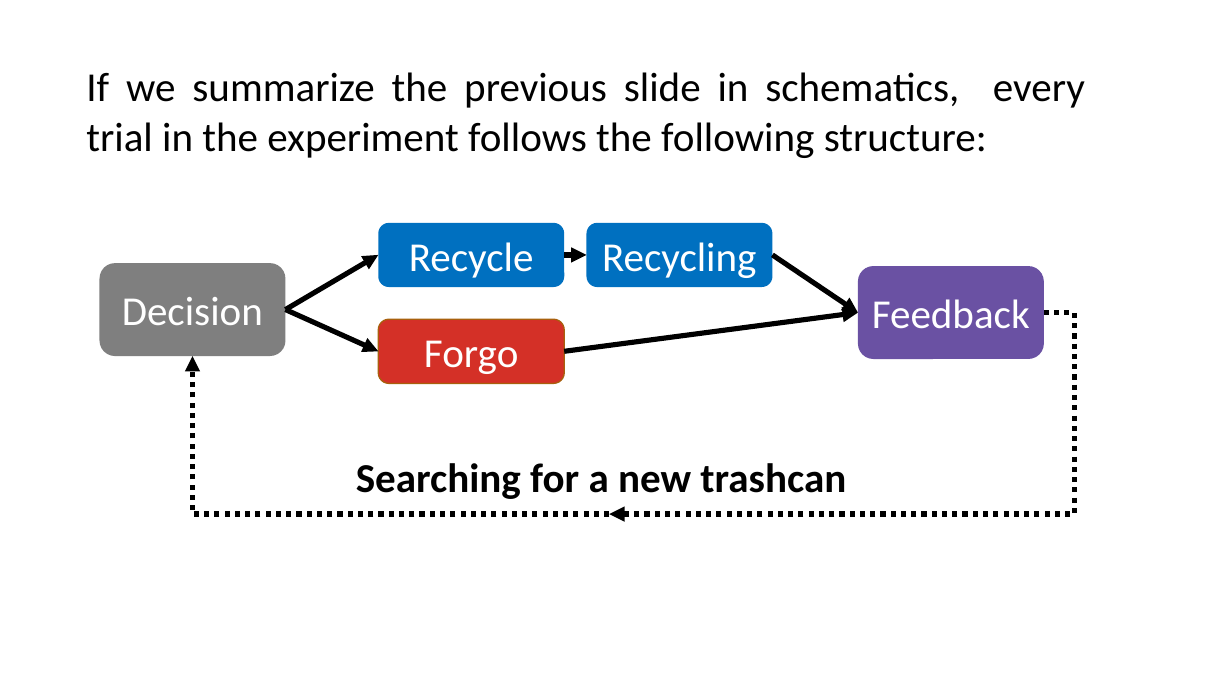
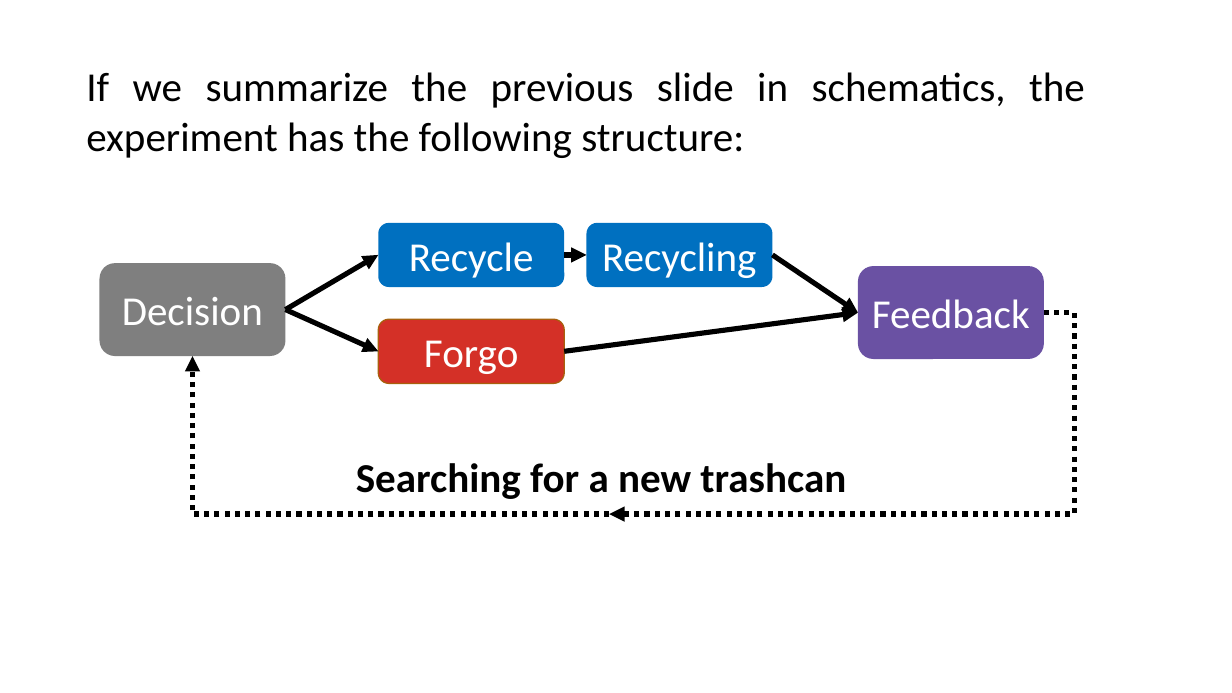
Before and after one commit to yxyxchen/social_forage_task, a slide deck: slide 4 of instructions.pptx. Drawn at 1232x693 pixels with LibreOffice and Linux fonts; fonts in the diff are those of the drawing. Boxes give left, top, right and bottom in pixels: in the first picture for what was removed or moved away, otherwise in the second. Text is boxed around its words. In the diff, an @@ line names an element or a change of style, - is before the commit and + after.

```diff
--- a/instructions.pptx
+++ b/instructions.pptx
@@ text at [86, 72, 1085, 158]: text changed @@
-If we summarize the previous slide in schematics, every trial in the experiment follows the following structure:
+If we summarize the previous slide in schematics, the experiment has the following structure:
```
Also in this commit, not shown: 2 other slides changed, 2 other files.
